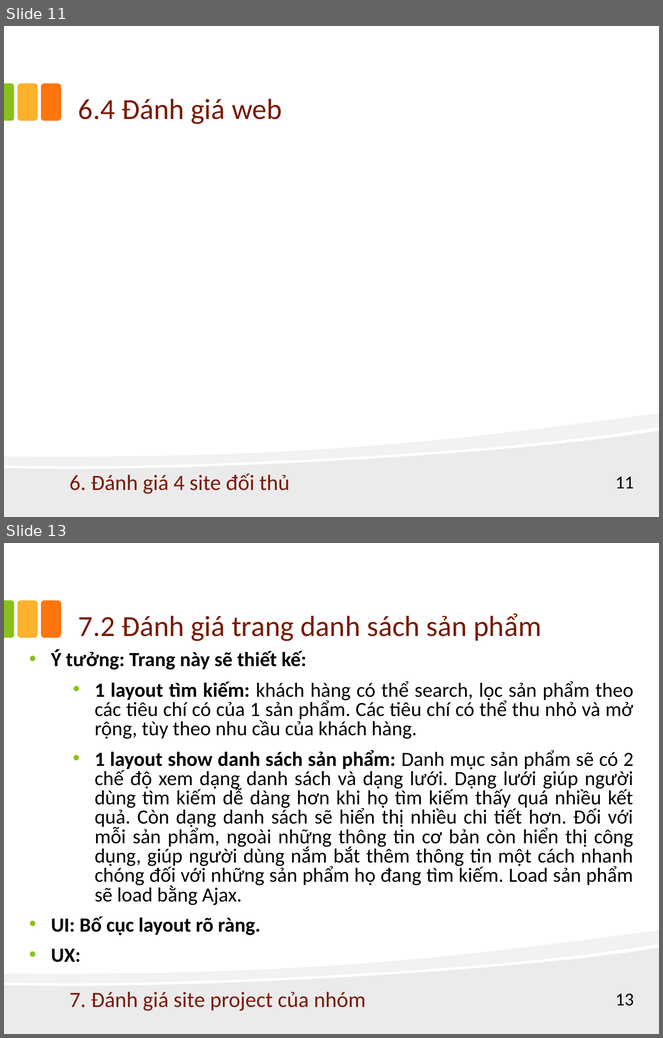
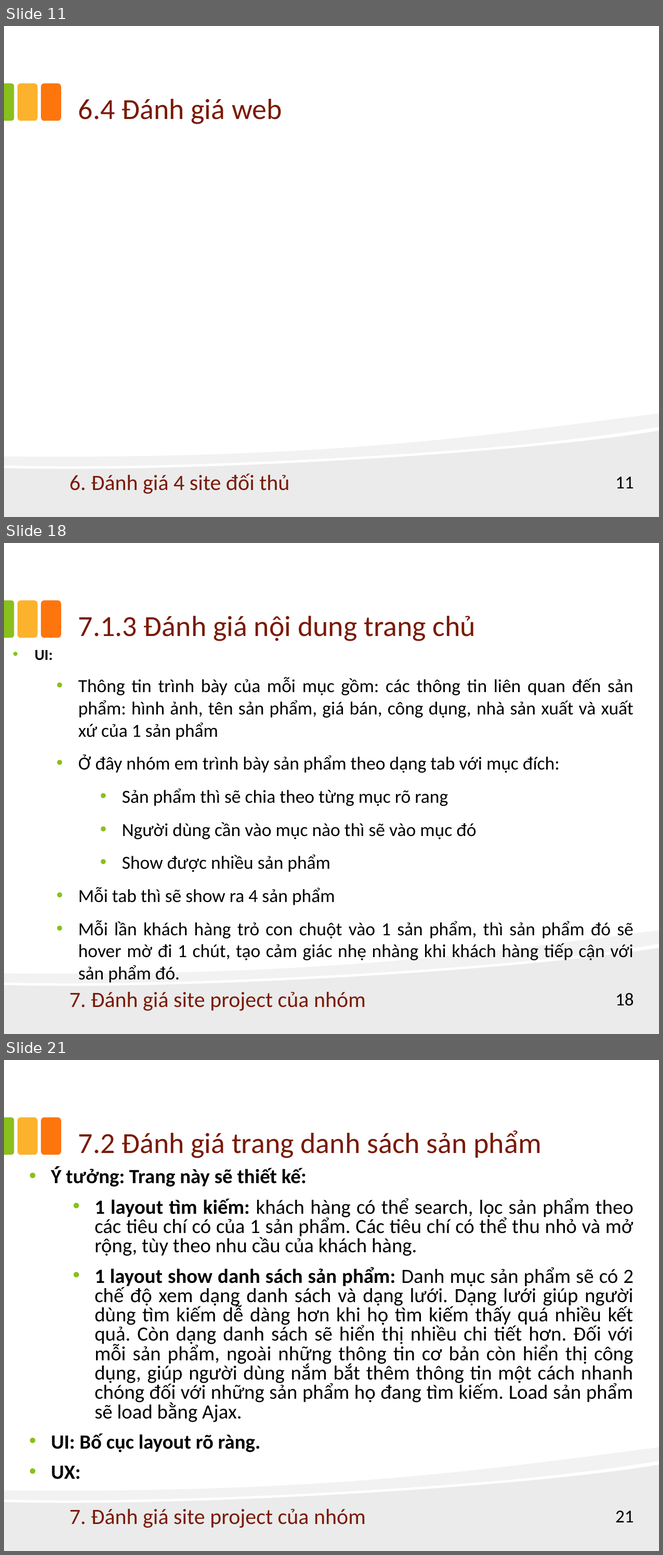
Before and after one commit to phamhoanghaison0402/Project_WebThucPhamChucNang, a slide deck: Report HCI/Report_HCI.ppt. Shown one above the other, each under a label of ours: slides 11 and 13 before the commit, slides 11, 18 and 21 after it; the slides between them are not shown. The pictures are 663x1038 and 663x1555 pixels, drawn with LibreOffice and Linux fonts; fonts in the diff are those of the drawing. Boxes give left, top, right and bottom in pixels: in the first picture for what was removed or moved away, otherwise in the second. Text is boxed around its words. In the diff, an @@ line names an element or a change of style, - is before the commit and + after.

Commit message:
xong đánh giá trang web của nhóm

```diff
--- a/Report HCI/Report_HCI.ppt
+++ b/Report HCI/Report_HCI.ppt
@@ slide 18 added at [4, 543, 659, 1034], background #FFFFFF; not listed: 5 template elements that a slide beside it also shows @@
@@ title added at [78, 616, 476, 641], 32 pt, text #7A1A07 @@
+7.1.3 Đánh giá nội dung trang chủ
@@ text added at [35, 650, 634, 983], 20.3 pt, text #000000 @@
+• UI:
+  • Thông tin trình bày của mỗi mục gồm: các thông tin liên quan đến sản phẩm: hình ảnh, tên sản phẩm, giá bán, công dụng, nhà sản xuất và xuất xứ của 1 sản phẩm
+  • Ở đây nhóm em trình bày sản phẩm theo dạng tab với mục đích:
+    • Sản phẩm thì sẽ chia theo từng mục rõ rang
+    • Người dùng cần vào mục nào thì sẽ vào mục đó
+    • Show được nhiều sản phẩm
+  • Mỗi tab thì sẽ show ra 4 sản phẩm
+  • Mỗi lần khách hàng trỏ con chuột vào 1 sản phẩm, thì sản phẩm đó sẽ hover mờ đi 1 chút, tạo cảm giác nhẹ nhàng khi khách hàng tiếp cận với sản phẩm đó.
@@ text added at [70, 992, 366, 1012], 24 pt, text #7A1A07 @@
+7. Đánh giá site project của nhóm
@@ page number added at [616, 993, 634, 1006], 20 pt, text #000000 @@
+18
@@ what was slide 13 is now slide 21 @@
@@ page number at [616, 1511, 634, 1523]: text changed @@
-13
+21
```
Also in this commit, not shown: 5 slides changed, 7 other slides added.
